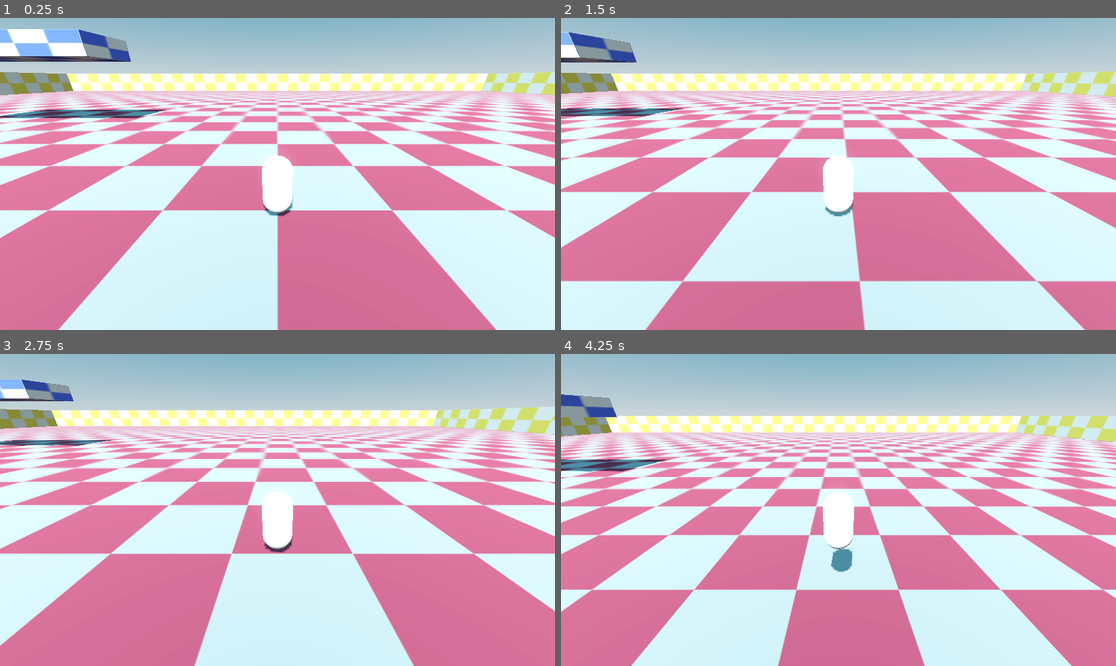
Above: before the commit, frames 1-4 (two rows, left to right).
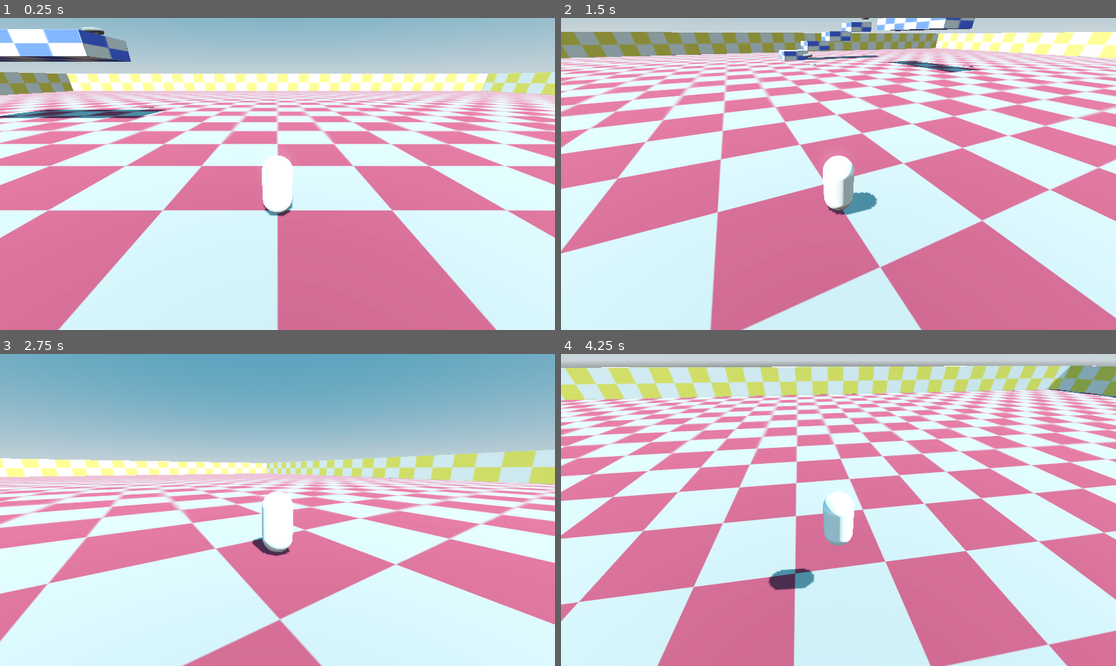
Above: after the commit, the same moments.

Repository: Mettle0/Treasure_Hunter
Game: Godot game, scene res://level.tscn
Same seed, same stepped clock (60 frames per second), same inputs: the game is played once before the commit and once after it.
Inputs (mouse positions are in pixels of both pictures, inside the frame that each line leads up to):
- Up to frame 1 (0.25 s): no input
- Up to frame 2 (1.5 s): tap Enter at 0.5 s; move the mouse to (960, 158) at 0.52 s; press the mouse at (960, 158) at 0.53 s; hold D (right) 0.53-1.28 s; tap Space (jump) at 0.77 s; move the mouse to (727, 189) at 1.27 s; release the mouse at (727, 189) at 1.28 s; hold S (backward) from 1.28 s (still down); click (727, 189) at 1.35 s
- Up to frame 3 (2.75 s): tap Space (jump) at 1.52 s; move the mouse to (333, 441) at 2.02 s; release S (backward) at 2.03 s; press the mouse at (333, 441) at 2.03 s; hold D (right) from 2.03 s (still down)
- Up to frame 4 (4.25 s): move the mouse to (810, 572) at 2.77 s; release D (right) at 2.78 s; release the mouse at (810, 572) at 2.78 s; hold W (forward) 2.78-3.53 s; click (810, 572) at 2.85 s; tap Space (jump) at 3.02, 3.77 s; move the mouse to (1005, 556) at 3.52 s; press the mouse at (1005, 556) at 3.53 s; hold A (left) from 3.53 s (still down); tap Escape (ui_cancel) at 4.15 s

The runs differ from the first frame. In frame 1, less than 0.1% of the frame differs, in the area x 14-28%, y 2-29%; in frame 2, 66%; in frame 3, 79%, in the area x 0-100%, y 0-100%; in frame 4, 74%.

Commit message:
Spawn/Camera Additions
-Added location manager
   -Chooses 3 locations and creates new treasure instance
 -Added mouse camera controls, as well as cursor capture/release

Diff:
--- a/level.tscn
+++ b/level.tscn
@@ -1,9 +1,11 @@
-[gd_scene load_steps=19 format=3 uid="uid://dmmirgcbk7253"]
+[gd_scene load_steps=21 format=3 uid="uid://dmmirgcbk7253"]
 
 [ext_resource type="PackedScene" uid="uid://cs3vnoy4msd86" path="res://scenes/entities/player/player.tscn" id="1_u52ul"]
 [ext_resource type="Texture2D" uid="uid://usp2ffqqfe2n" path="res://resources/Red Tile.png" id="2_vonw3"]
 [ext_resource type="Texture2D" uid="uid://bxf8hyrh2a8xo" path="res://resources/Yellow Tile.png" id="3_oi3di"]
 [ext_resource type="Texture2D" uid="uid://clkdu2vui5bxs" path="res://resources/Blue.png" id="4_0b4ue"]
+[ext_resource type="Script" uid="uid://ckwbfec4j6jqx" path="res://location_manager.gd" id="5_f2txt"]
+[ext_resource type="Script" uid="uid://icsl251lmlgu" path="res://location.gd" id="6_1ainy"]
 
 [sub_resource type="ProceduralSkyMaterial" id="ProceduralSkyMaterial_5xgho"]
 sky_top_color = Color(0.244459, 0.480406, 0.59416, 1)
@@ -68,6 +70,7 @@
 
 [node name="Player" parent="Entities" instance=ExtResource("1_u52ul")]
 transform = Transform3D(1, 0, 0, 0, 1, 0, 0, 0, 1, 0, 0.154809, 0)
+base_speed = 15.0
 
 [node name="BetaMap001" type="Node3D" parent="."]
 
@@ -183,3 +186,31 @@
 [node name="CollisionShape3D7" type="CollisionShape3D" parent="BetaMap001/BetaMap_001 Platforms"]
 transform = Transform3D(6, 0, 0, 0, 2, 0, 0, 0, 6, -20, 7, -18)
 shape = SubResource("BoxShape3D_i2t4f")
+
+[node name="Location Manager" type="Node3D" parent="BetaMap001"]
+script = ExtResource("5_f2txt")
+
+[node name="L1" type="Node3D" parent="BetaMap001/Location Manager"]
+transform = Transform3D(1, 0, 0, 0, 1, 0, 0, 0, 1, -21.3857, 9.22946, -22.5228)
+script = ExtResource("6_1ainy")
+metadata/_custom_type_script = "uid://icsl251lmlgu"
+
+[node name="L2" type="Node3D" parent="BetaMap001/Location Manager"]
+transform = Transform3D(1, 0, 0, 0, 1, 0, 0, 0, 1, -49.6647, 3.75824, 0)
+script = ExtResource("6_1ainy")
+metadata/_custom_type_script = "uid://icsl251lmlgu"
+
+[node name="L3" type="Node3D" parent="BetaMap001/Location Manager"]
+transform = Transform3D(1, 0, 0, 0, 1, 0, 0, 0, 1, -31.5496, 8.39541, -22.5807)
+script = ExtResource("6_1ainy")
+metadata/_custom_type_script = "uid://icsl251lmlgu"
+
+[node name="L4" type="Node3D" parent="BetaMap001/Location Manager"]
+transform = Transform3D(1, 0, 0, 0, 1, 0, 0, 0, 1, -51.24, 9.12543, -21.4656)
+script = ExtResource("6_1ainy")
+metadata/_custom_type_script = "uid://icsl251lmlgu"
+
+[node name="L5" type="Node3D" parent="BetaMap001/Location Manager"]
+transform = Transform3D(1, 0, 0, 0, 1, 0, 0, 0, 1, -37.3509, 1.67914, 0)
+script = ExtResource("6_1ainy")
+metadata/_custom_type_script = "uid://icsl251lmlgu"
--- /dev/null
+++ b/location.gd
@@ -0,0 +1,3 @@
+class_name location
+
+extends Node3D
--- /dev/null
+++ b/location_manager.gd
@@ -0,0 +1,24 @@
+extends Node
+
+@onready var chosen_locations: Array
+@onready var locations: Array
+const TREASURE = preload("res://scenes/entities/objects/treasure.tscn")
+
+func _ready() -> void:
+	locations = get_children()
+	var treasure_set: Array
+	treasure_set = get_locations()
+	for loc in range(len(treasure_set)):
+		var newTreasure = TREASURE.instantiate()
+		treasure_set[loc].add_child(newTreasure)
+
+
+func get_locations() -> Array:
+	chosen_locations.clear()
+	var choices = locations.duplicate()
+	choices.shuffle()
+	chosen_locations = choices.slice(0, 3)
+	return chosen_locations
+
+func spawn_treasure() -> void:
+	pass
--- a/project.godot
+++ b/project.godot
@@ -14,6 +14,10 @@
 run/main_scene="res://level.tscn"
 config/features=PackedStringArray("4.4", "Forward Plus")
 config/icon="res://icon.svg"
+
+[autoload]
+
+LocationManager="*res://location_manager.gd"
 
 [input]
 
@@ -72,3 +76,8 @@
 "events": [Object(InputEventJoypadMotion,"resource_local_to_scene":false,"resource_name":"","device":-1,"axis":5,"axis_value":1.0,"script":null)
 ]
 }
+"left click"={
+"deadzone": 0.2,
+"events": [Object(InputEventMouseButton,"resource_local_to_scene":false,"resource_name":"","device":-1,"window_id":0,"alt_pressed":false,"shift_pressed":false,"ctrl_pressed":false,"meta_pressed":false,"button_mask":0,"position":Vector2(0, 0),"global_position":Vector2(0, 0),"factor":1.0,"button_index":1,"canceled":false,"pressed":false,"double_click":false,"script":null)
+]
+}
--- /dev/null
+++ b/scenes/entities/objects/treasure.tscn
@@ -0,0 +1,8 @@
+[gd_scene load_steps=2 format=3 uid="uid://bqujbhbesirp6"]
+
+[sub_resource type="TorusMesh" id="TorusMesh_5at76"]
+
+[node name="Treasure" type="Node3D"]
+
+[node name="MeshInstance3D" type="MeshInstance3D" parent="."]
+mesh = SubResource("TorusMesh_5at76")
--- a/scenes/entities/player/camera_controller.gd
+++ b/scenes/entities/player/camera_controller.gd
@@ -4,18 +4,33 @@
 @export var max_limit_x: float
 @export var horizontal_acceleration := 3.0
 @export var vertical_acceleration := 2.0
-@export var mouse_accesleration := 0.005
+@export var mouse_acceleration := 0.005
+
+func _ready() -> void:
+	#Window grabs the cursor on startup
+	Input.mouse_mode = Input.MOUSE_MODE_CAPTURED
 
 func _process(delta: float) -> void:
 	var joy_dir = Input.get_vector("pan_left","pan_right","pan_up","pan_down")
 	rotate_from_vector(joy_dir * delta * Vector2(horizontal_acceleration, vertical_acceleration))
 
-#func _input(event: InputEvent) -> void:
-	#if event is InputEventMouseMotion:
-		#rotate_from_vector(event.relative * mouse_accesleration)
+func _input(event: InputEvent) -> void:
+	cursorCap(event)
+
+	#Use mouse motion to rotate camera
+	if event is InputEventMouseMotion:
+		rotate_from_vector(event.relative * mouse_acceleration)
 
 func rotate_from_vector(v: Vector2):
 	if v.length() == 0: return
 	rotation.y -= v.x
 	rotation.x -= v.y
 	rotation.x = clamp(rotation.x, min_limit_x, max_limit_x)
+
+func cursorCap(event: InputEvent) -> void:
+	#Function that handles capturing and releasing the mouse cursor from the game window
+	if event.is_action_pressed("ui_cancel"):
+		Input.mouse_mode = Input.MOUSE_MODE_VISIBLE
+	if event.is_action_pressed("left click"):
+		if Input.mouse_mode == Input.MOUSE_MODE_VISIBLE:
+			Input.mouse_mode = Input.MOUSE_MODE_CAPTURED
Not shown, added: location.gd.uid
Not shown, added: location_manager.gd.uid
